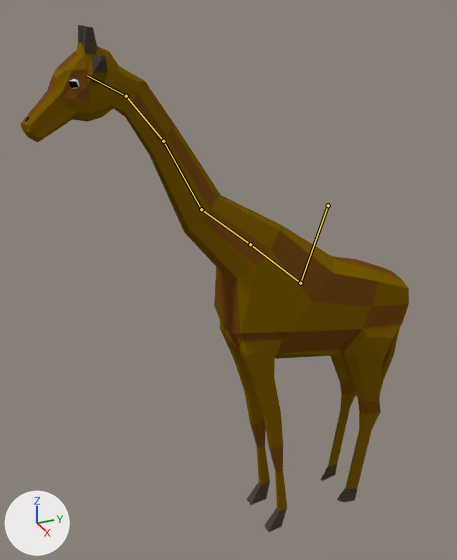
What one commit did to the Blender file 01-Models/animals/giraffeRIG.blend.
Rendered twice from a camera (50 mm lens) standing at (9.96, -5.82, 4.85) and looking at (2.08, -2.28, 0.91). The axes (+X, +Y, +Z) are drawn at lower left. The lights are the same throughout. The bones that bend it are drawn over the model as lines.

The first picture shows 'BezierCurve', 'Body', 'Icosphere'.
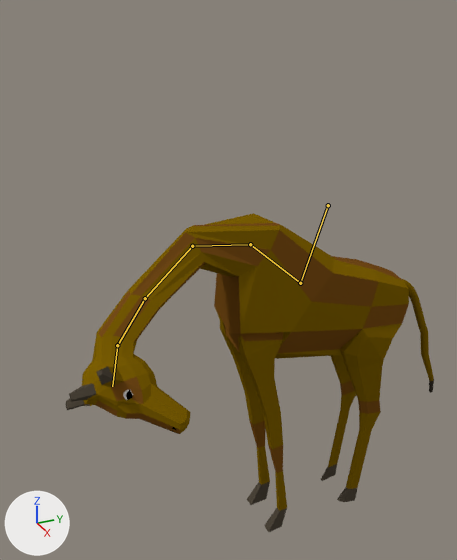
The newer file adds an action. The first version stands in its rest pose; the second is drawn at frame 500 of the action 'ArmatureAction'.

The change in detail:
Bone 'Bone.002' (bone_bone_002) turns from (0, 0, 0) to (-30, 18, 0) degrees about its own x, y and z.
Bone 'Bone.003' (bone_bone_003) turns from (0, 0, 0) to (-63, 18, -45) degrees about its own x, y and z.

Location of each change, (x1, y1, x2, y2) in pixels of the pictures (457 x 560 px):
'Body', posed (12% narrower, 37% shorter): before (21, 25, 409, 532); after (66, 213, 409, 532)
'BezierCurve', posed: before (380, 328, 400, 391); after (402, 279, 434, 393)
'Icosphere', posed: before (69, 79, 79, 89); after (123, 389, 133, 401)
bone 'Bone.002', root to tip: before (250, 244) to (201, 209); after (250, 244) to (192, 246)
bone 'Bone.003', root to tip: before (201, 209) to (163, 141); after (192, 246) to (145, 298)
